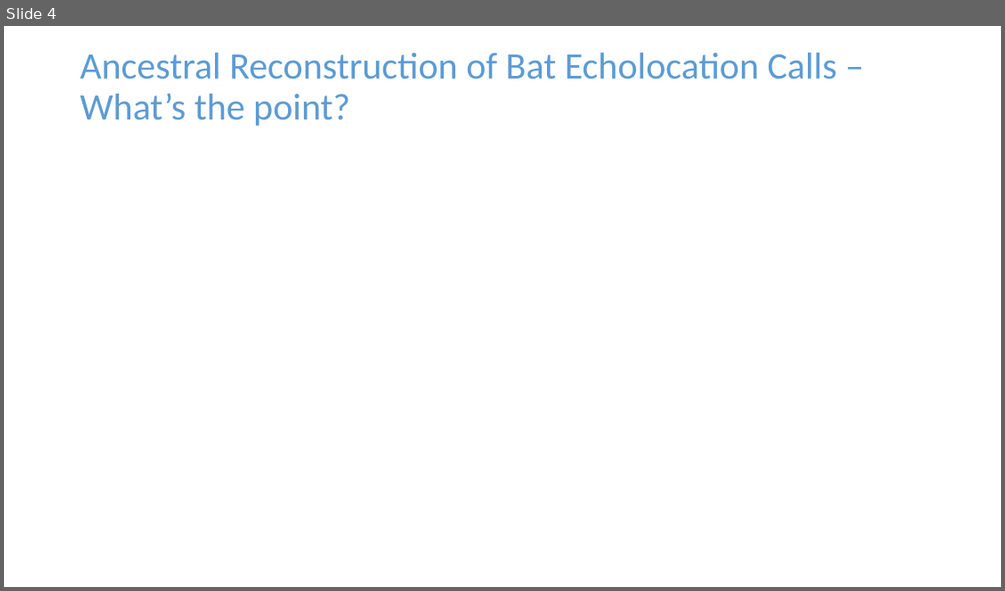
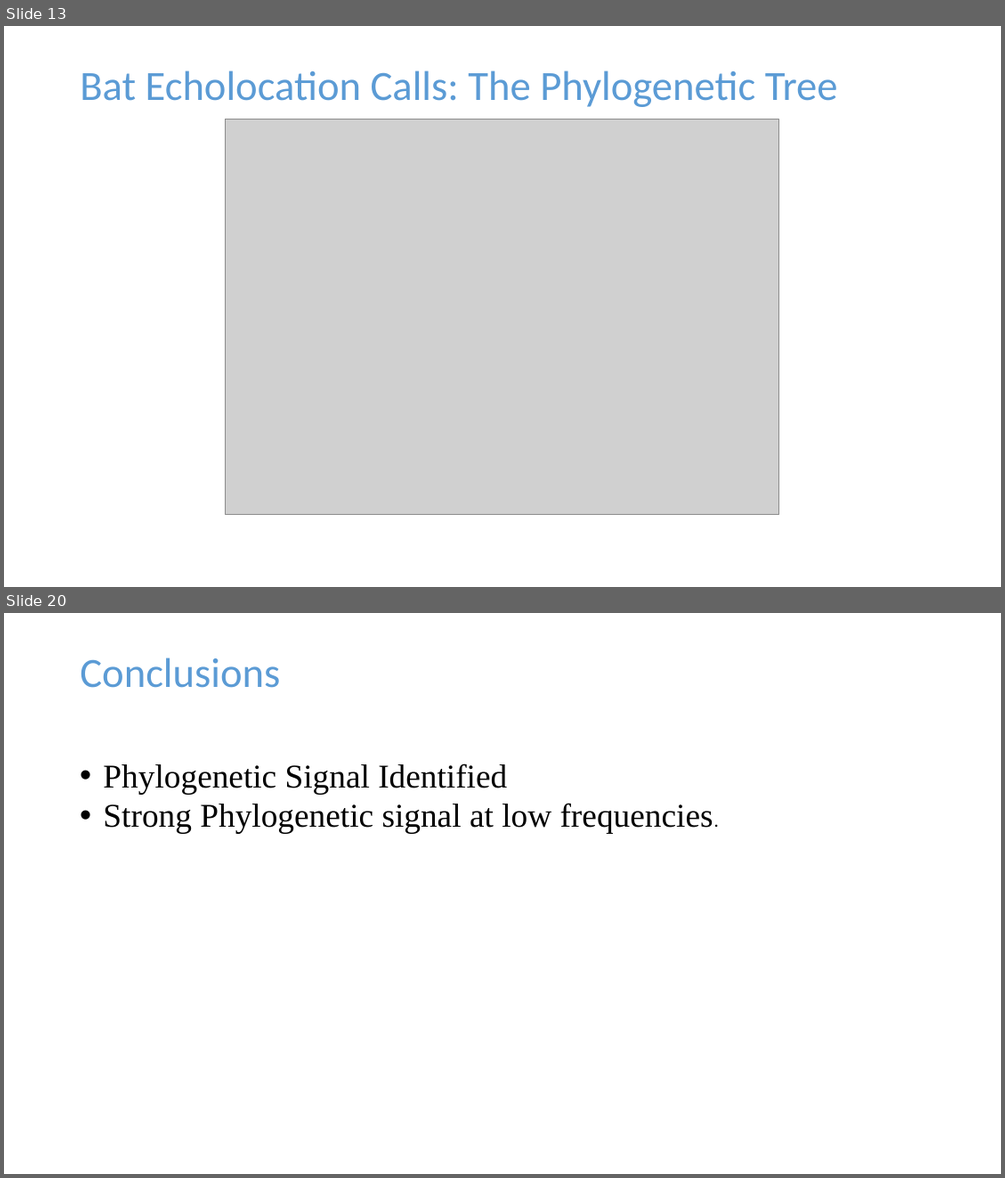
Before and after one commit to jpmeagher/SDS_Imperial, a slide deck: Presentation/Slides/Draft_0.pptx. Shown one above the other, each under a label of ours: slide 4 before the commit, slides 13 and 20 after it; the slides between them are not shown. The pictures are 1005x591 and 1005x1178 pixels, drawn with LibreOffice and Linux fonts; fonts in the diff are those of the drawing; grey boxes stand for pictures. Boxes give left, top, right and bottom in pixels: in the first picture for what was removed or moved away, otherwise in the second. Text is boxed around its words. In the diff, an @@ line names an element or a change of style, - is before the commit and + after.

```diff
--- a/Presentation/Slides/Draft_0.pptx
+++ b/Presentation/Slides/Draft_0.pptx
@@ slide 20 added at (x1=4, y1=613, x2=1001, y2=1174), background #FFFFFF @@
@@ title added at (x1=80, y1=657, x2=280, y2=688), 40 pt, text #5B9BD5 @@
+Conclusions
@@ text added at (x1=103, y1=763, x2=713, y2=834), 32 pt, text #000000 @@
+• Phylogenetic Signal Identified
+• Strong Phylogenetic signal at low frequencies.
@@ what was slide 4 is now slide 13 @@
@@ slide 13 changed as well @@
@@ title at (x1=80, y1=70, x2=838, y2=107): text changed; size 36 to 40 pt @@
-Ancestral Reconstruction of Bat Echolocation Calls – What’s the point?
+Bat Echolocation Calls: The Phylogenetic Tree
@@ picture added at (x1=226, y1=119, x2=778, y2=514) @@
```
Also in this commit, not shown: 1 other slide changed, 18 other slides added, 3 slides removed, 2 other files.
